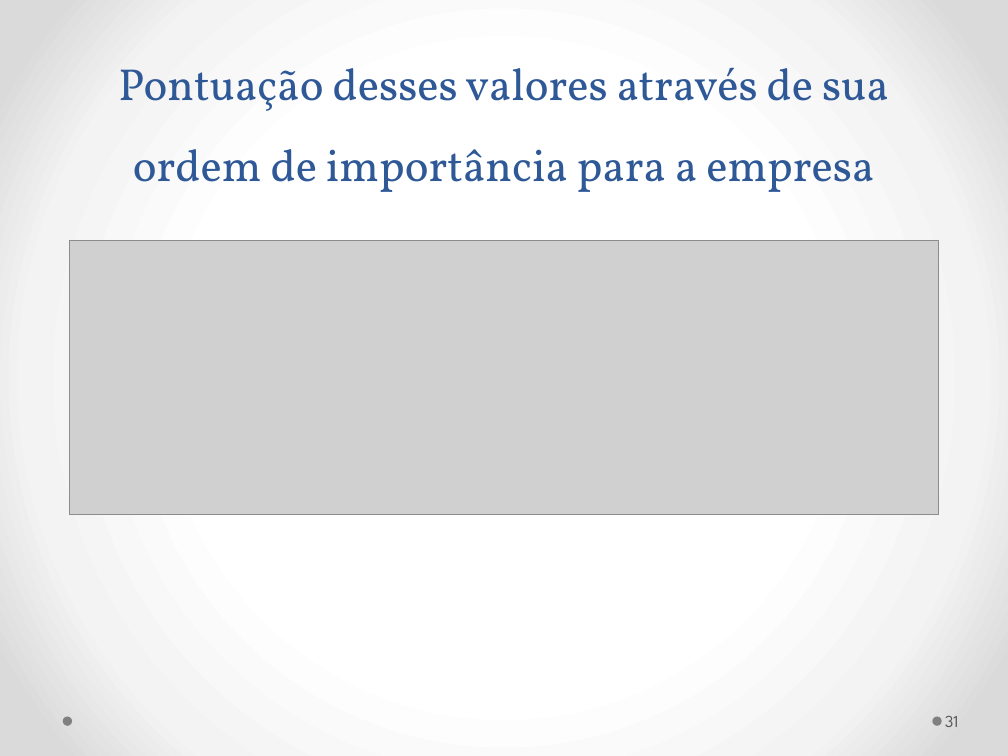
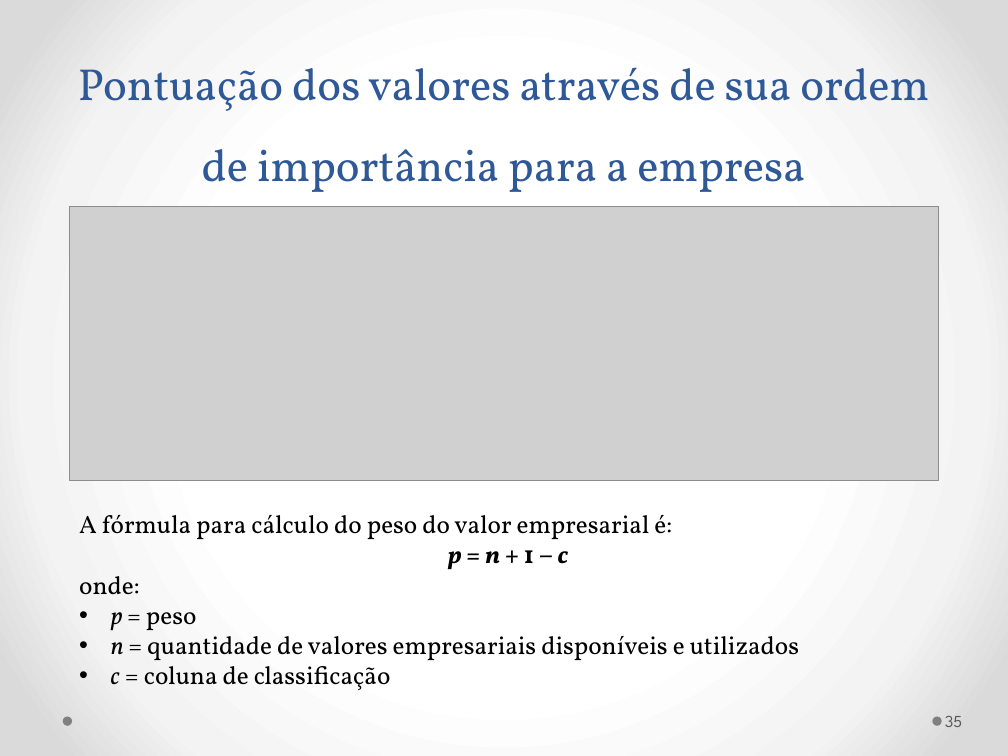
Before and after one commit to gmafonso/mestrado, a slide deck: slide 35 of Seminário/Seminário Dissertação Gladistone 2.pptx (slide 31 before the commit). Drawn at 1008x756 pixels with LibreOffice and Linux fonts; fonts in the diff are those of the drawing; grey boxes stand for pictures. Boxes give left, top, right and bottom in pixels: in the first picture for what was removed or moved away, otherwise in the second. Text is boxed around its words. In the diff, an @@ line names an element or a change of style, - is before the commit and + after.

```diff
--- a/Seminário/Seminário Dissertação Gladistone 2.pptx
+++ b/Seminário/Seminário Dissertação Gladistone 2.pptx
@@ title at (x1=78, y1=67, x2=929, y2=192): text changed @@
-Pontuação desses valores através de sua ordem de importância para a empresa
+Pontuação dos valores através de sua ordem de importância para a empresa
@@ picture moved from (x1=70, y1=241, x2=938, y2=515) to (x1=70, y1=207, x2=938, y2=481) @@
@@ text added at (x1=79, y1=515, x2=799, y2=690), 18 pt, text #000000 @@
+A fórmula para cálculo do peso do valor empresarial é:
+p = n + 1 − c
+onde:
+• p = peso
+• n = quantidade de valores empresariais disponíveis e utilizados
+• c = coluna de classificação
@@ page number at (x1=945, y1=716, x2=962, y2=727): text changed @@
-31
+35
```
Also in this commit, not shown: 7 other slides changed, 14 slides added, 1 slide removed, 7 other files.
